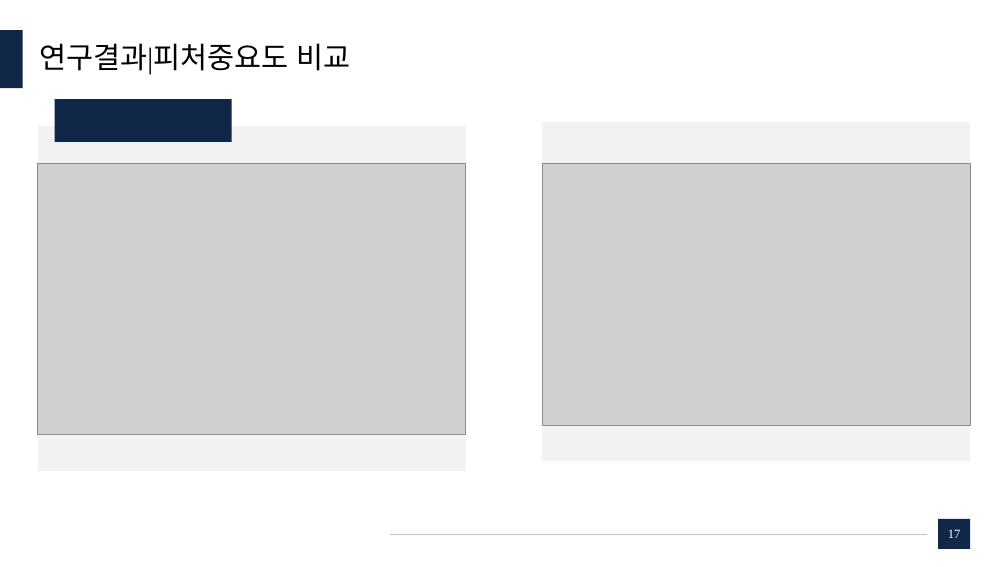
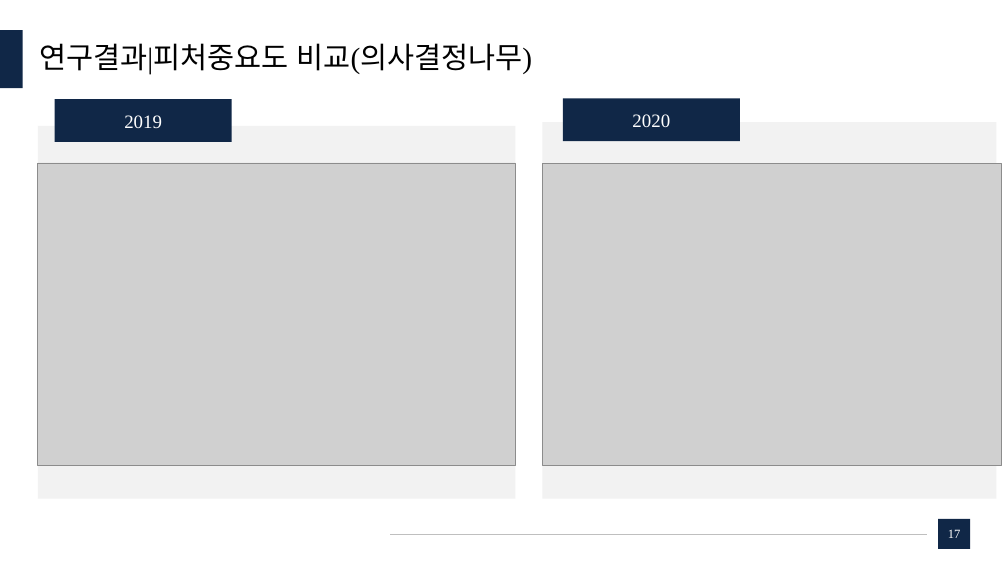
Before and after one commit to dudungE/Competition, a slide deck: slide 17 of ppt/부실가계분류모델에 관한 연구.pptx. Drawn at 1008x567 pixels with LibreOffice and Linux fonts; fonts in the diff are those of the drawing; grey boxes stand for pictures. Boxes give left, top, right and bottom in pixels: in the first picture for what was removed or moved away, otherwise in the second. Text is boxed around its words. In the diff, an @@ line names an element or a change of style, - is before the commit and + after.

```diff
--- a/ppt/부실가계분류모델에 관한 연구.pptx
+++ b/ppt/부실가계분류모델에 관한 연구.pptx
@@ title at (39, 43, 533, 75): text changed @@
-연구결과|피처중요도 비교
+연구결과|피처중요도 비교(의사결정나무)
@@ text in rectangle at (124, 115, 162, 128): text added @@
+2019
@@ rectangle added at (563, 98, 740, 141), fill #102747, 18 pt, text #FFFFFF @@
+2020
@@ rectangle: place and size @@
-rectangle at (38, 126, 466, 471)
+rectangle at (38, 126, 516, 499)
@@ rectangle: place and size @@
-rectangle at (542, 123, 970, 461)
+rectangle at (542, 123, 997, 499)
@@ picture: place and size @@
-picture at (38, 163, 466, 435)
+picture at (38, 163, 516, 466)
@@ picture: place and size @@
-picture at (543, 163, 971, 426)
+picture at (543, 163, 1001, 466)
```
Also in this commit, not shown: 19 other slides changed, 7 slides added, 2 slides removed, 2 other files.
